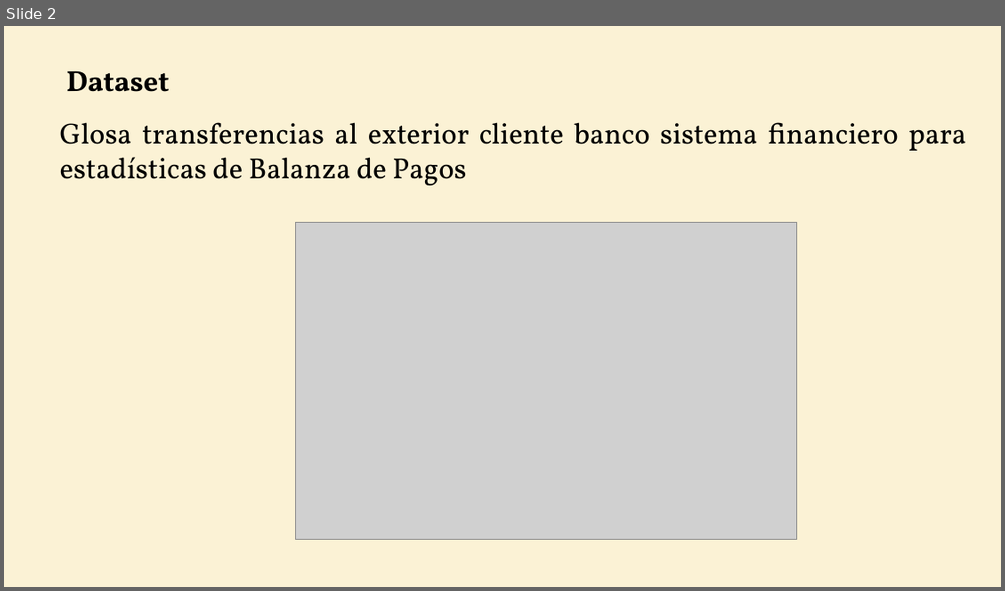
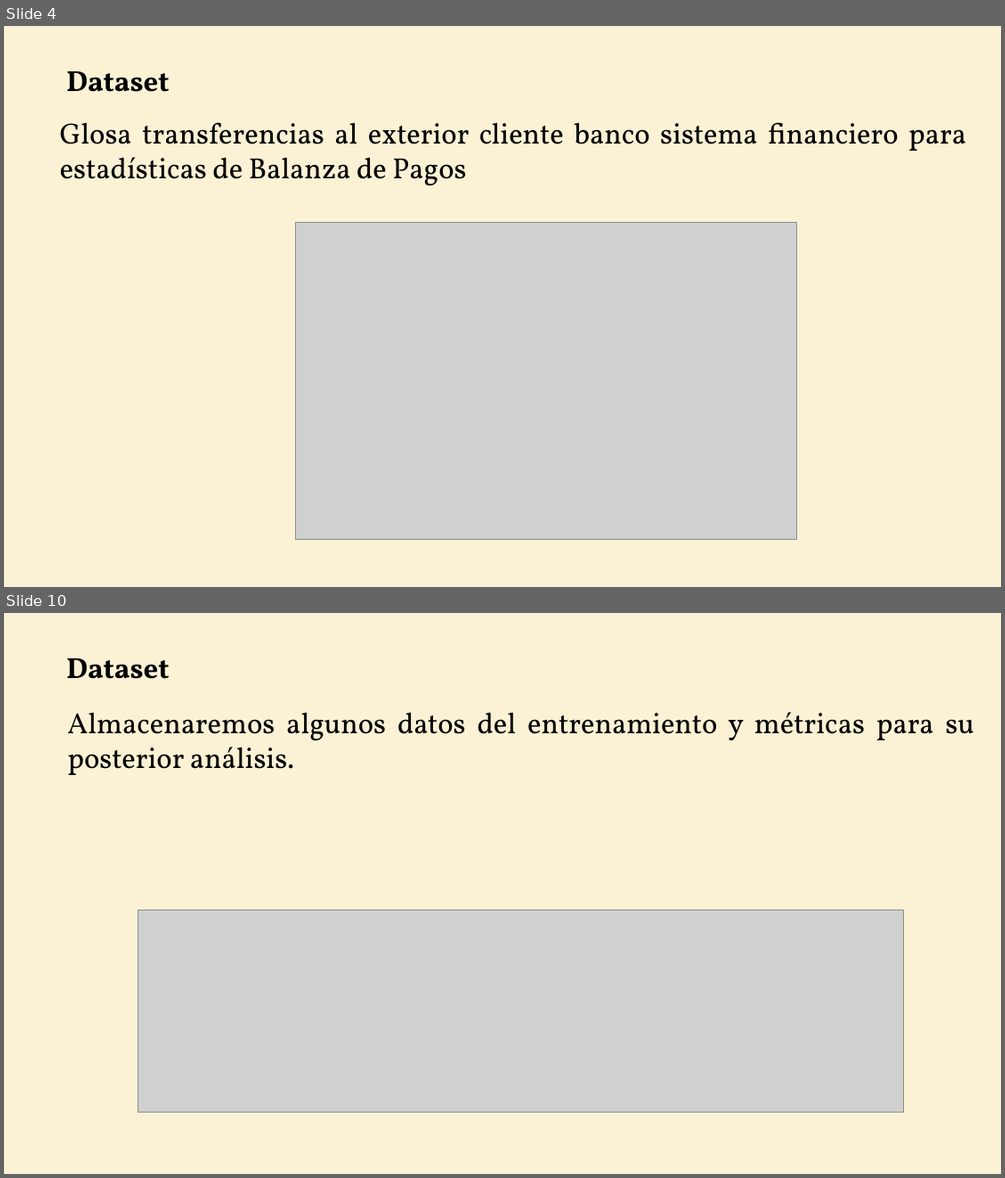
Before and after one commit to WilderGitHub/MCD, a slide deck: II. 08 Minería de Datos II/Proyecto Final.pptx. Shown one above the other, each under a label of ours: slide 2 before the commit, slides 4 and 10 after it; the slides between them are not shown. The pictures are 1005x591 and 1005x1178 pixels, drawn with LibreOffice and Linux fonts; fonts in the diff are those of the drawing; grey boxes stand for pictures. Boxes give left, top, right and bottom in pixels: in the first picture for what was removed or moved away, otherwise in the second. Text is boxed around its words. In the diff, an @@ line names an element or a change of style, - is before the commit and + after.

```diff
--- a/II. 08 Minería de Datos II/Proyecto Final.pptx
+++ b/II. 08 Minería de Datos II/Proyecto Final.pptx
@@ slide 10 added at [4, 613, 1001, 1174], background #F7DD93 at 38% opacity @@
@@ text added at [66, 658, 170, 679], 28 pt, text #000000, bold @@
+Dataset
@@ text added at [67, 712, 974, 775], 28 pt, text #000000 @@
+Almacenaremos algunos datos del entrenamiento y métricas para su posterior análisis.
@@ picture added at [138, 910, 904, 1111] @@
@@ what was slide 2 is now slide 4 @@
```
Also in this commit, not shown: 2 slides changed, 12 other slides added, 8 slides removed, 1 other file.
